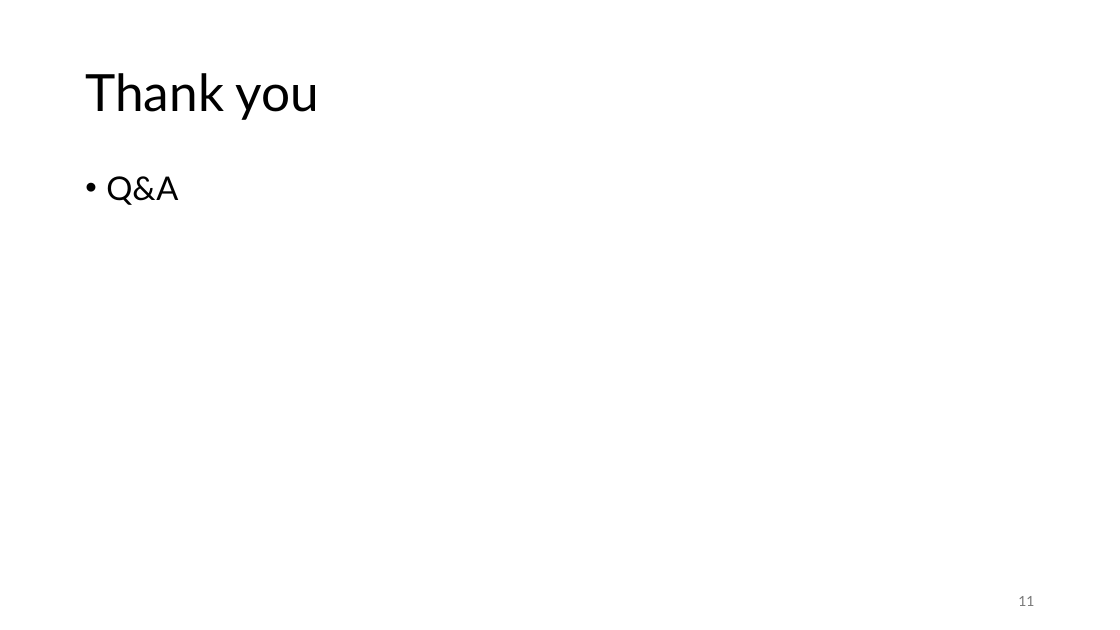
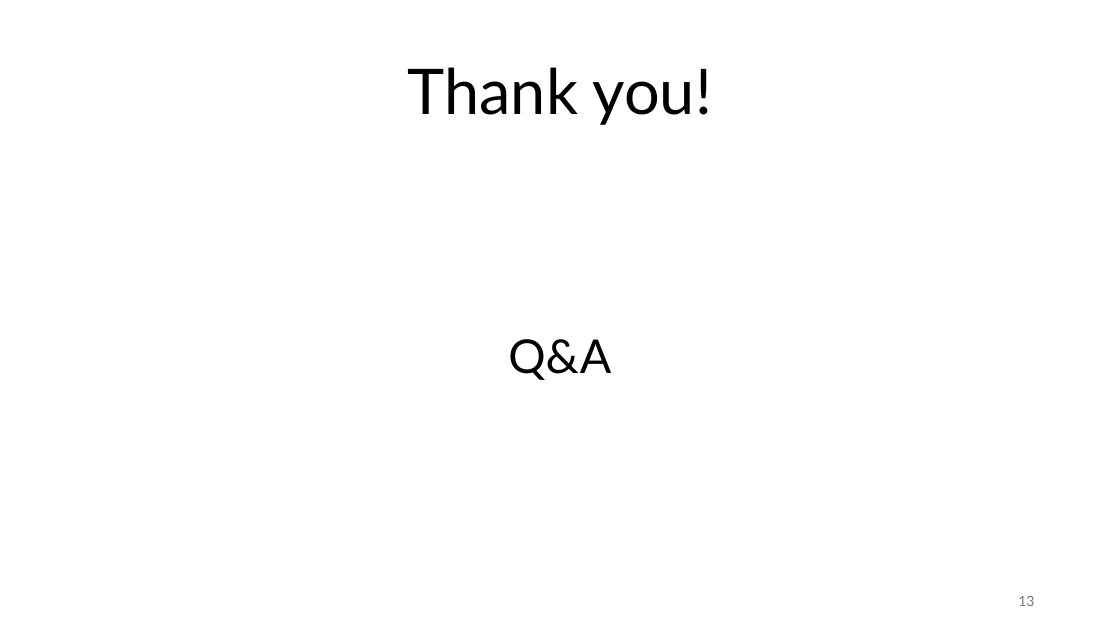
Before and after one commit to MarvinYyrike/sudoku_DFS_solver, a slide deck: slide 13 of Sudoku Solver.pptx (slide 11 before the commit). Drawn at 1120x630 pixels with LibreOffice and Linux fonts; fonts in the diff are those of the drawing. Boxes give left, top, right and bottom in pixels: in the first picture for what was removed or moved away, otherwise in the second. Text is boxed around its words. In the diff, an @@ line names an element or a change of style, - is before the commit and + after.

Commit message:
ppt

```diff
--- a/Sudoku Solver.pptx
+++ b/Sudoku Solver.pptx
@@ title at <box>408,67,712,125</box>: text changed; size 44 to 54 pt @@
-Thank you
+Thank you!
@@ text "Q&A": place and size @@
-text "Q&A" at <box>106,176,178,205</box>
+text "Q&A" at <box>508,339,611,380</box>
@@ text "Q&A" at <box>508,339,611,380</box>: size 28 to 40 pt; alignment left to centre; bullet • to none @@
@@ page number at <box>1018,596,1034,606</box>: text changed @@
-11
+13
```
Also in this commit, not shown: 2 other slides changed, 2 slides added.
